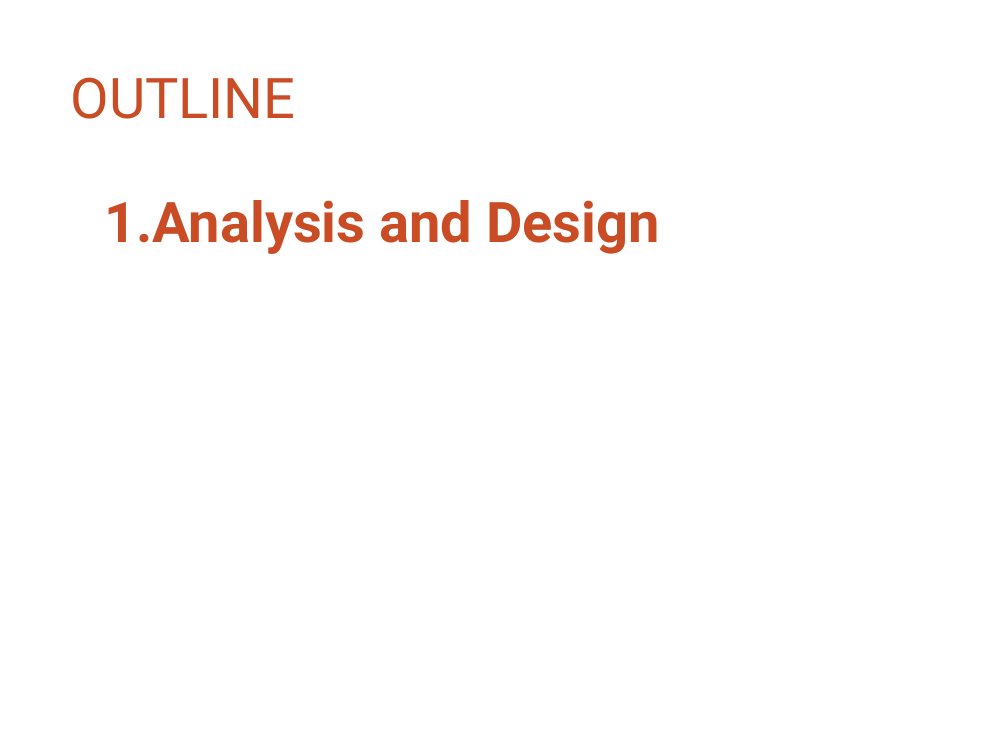
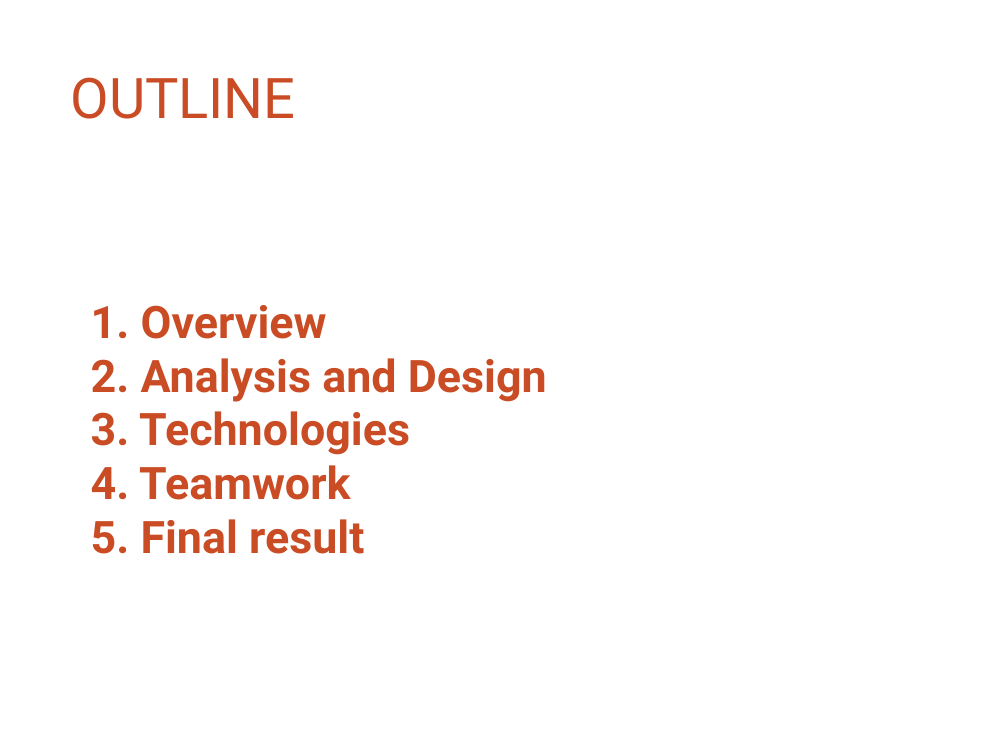
Before and after one commit to thoatran/iCT-Flashcard, a slide deck: slide 2 of docs/ReportSlides.pptx. Drawn at 1008x756 pixels with LibreOffice and Linux fonts; fonts in the diff are those of the drawing; background and template pictures are left out. Boxes give left, top, right and bottom in pixels: in the first picture for what was removed or moved away, otherwise in the second. Text is boxed around its words. In the diff, an @@ line names an element or a change of style, - is before the commit and + after.

Commit message:
update design doc

```diff
--- a/docs/ReportSlides.pptx
+++ b/docs/ReportSlides.pptx
@@ text removed at [104,200,660,254] @@
-1.Analysis and Design
@@ text added at [91,305,547,554], 32 pt, text #C94C25, bold @@
+1. Overview
+2. Analysis and Design
+3. Technologies
+4. Teamwork
+5. Final result
```
Also in this commit, not shown: 2 other slides changed, 8 slides added, 4 slides removed, 2 other files.
